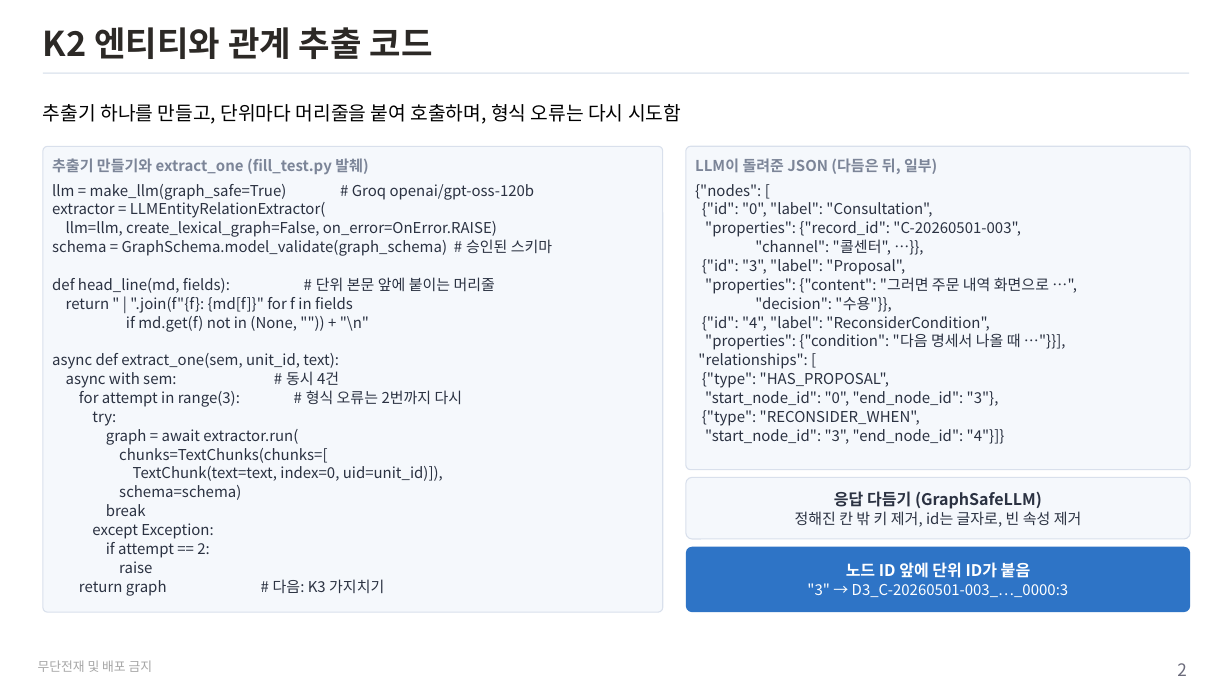
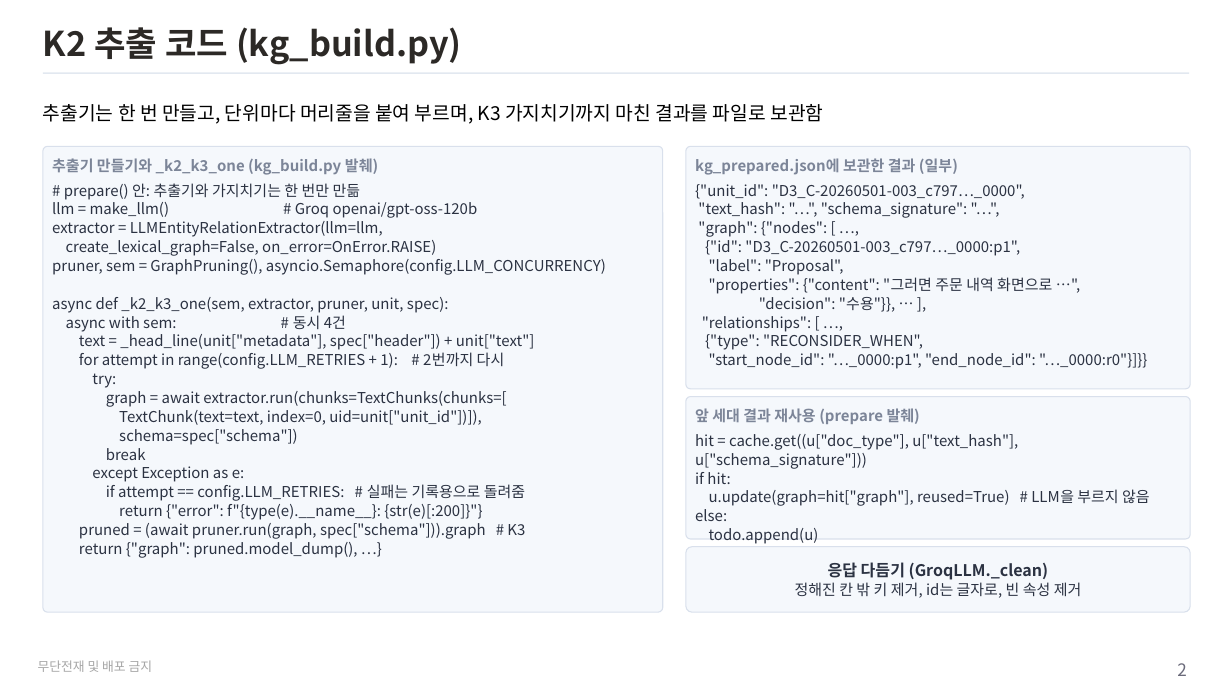
Before and after one commit to unicorn-campus/design-agentic-ai, a slide deck: slide 2 of temp/k2-extraction/K2추출.pptx. Drawn at 1232x693 pixels with LibreOffice and Linux fonts; fonts in the diff are those of the drawing. Boxes give left, top, right and bottom in pixels: in the first picture for what was removed or moved away, otherwise in the second. Text is boxed around its words. In the diff, an @@ line names an element or a change of style, - is before the commit and + after.

```diff
--- a/temp/k2-extraction/K2추출.pptx
+++ b/temp/k2-extraction/K2추출.pptx
@@ title at (x1=43, y1=27, x2=462, y2=65): text changed @@
-K2 엔티티와 관계 추출 코드
+K2 추출 코드 (kg_build.py)
@@ text at (x1=43, y1=104, x2=823, y2=124): text changed @@
-추출기 하나를 만들고, 단위마다 머리줄을 붙여 호출하며, 형식 오류는 다시 시도함
+추출기는 한 번 만들고, 단위마다 머리줄을 붙여 부르며, K3 가지치기까지 마친 결과를 파일로 보관함
@@ rounded rectangle resized from (x1=686, y1=146, x2=1190, y2=470) to (x1=686, y1=146, x2=1190, y2=389) @@
@@ rounded rectangle at (x1=686, y1=146, x2=1190, y2=389): proportions changed @@
@@ text at (x1=52, y1=158, x2=378, y2=175): text changed @@
-추출기 만들기와 extract_one (fill_test.py 발췌)
+추출기 만들기와 _k2_k3_one (kg_build.py 발췌)
@@ text at (x1=695, y1=158, x2=958, y2=175): text changed @@
-LLM이 돌려준 JSON (다듬은 뒤, 일부)
+kg_prepared.json에 보관한 결과 (일부)
@@ text at (x1=52, y1=183, x2=606, y2=313): text changed @@
-llm = make_llm(graph_safe=True) # Groq openai/gpt-oss-120b
-extractor = LLMEntityRelationExtractor(
-llm=llm, create_lexical_graph=False, on_error=OnError.RAISE)
-schema = GraphSchema.model_validate(graph_schema) # 승인된 스키마
-def head_line(md, fields): # 단위 본문 앞에 붙이는 머리줄
-return " | ".join(f"{f}: {md[f]}" for f in fields
-if md.get(f) not in (None, "")) + "\n"
-async def extract_one(sem, unit_id, text):
+# prepare() 안: 추출기와 가지치기는 한 번만 만듦
+llm = make_llm() # Groq openai/gpt-oss-120b
+extractor = LLMEntityRelationExtractor(llm=llm,
+create_lexical_graph=False, on_error=OnError.RAISE)
+pruner, sem = GraphPruning(), asyncio.Semaphore(config.LLM_CONCURRENCY)
+async def _k2_k3_one(sem, extractor, pruner, unit, spec):
@@ text at (x1=695, y1=184, x2=1025, y2=275): text changed @@
-{"nodes": [
-{"id": "0", "label": "Consultation",
-"properties": {"record_id": "C-20260501-003",
-"channel": "콜센터", …}},
-{"id": "3", "label": "Proposal",
+{"unit_id": "D3_C-20260501-003_c797…_0000",
+"text_hash": "…", "schema_signature": "…",
+"graph": {"nodes": [ …,
+{"id": "D3_C-20260501-003_c797…_0000:p1",
+"label": "Proposal",
@@ text at (x1=702, y1=297, x2=895, y2=332): text changed @@
-"decision": "수용"}},
-{"id": "4", "label": "ReconsiderCondition",
-"properties": {"condition": "다음 명세서 나올 때 …"}}],
-"relationships": [
-{"type": "HAS_PROPOSAL",
-"start_node_id": "0", "end_node_id": "3"},
+"decision": "수용"}}, … ],
+"relationships": [ …,
@@ text at (x1=79, y1=334, x2=535, y2=369): text changed @@
-for attempt in range(3): # 형식 오류는 2번까지 다시
+text = _head_line(unit["metadata"], spec["header"]) + unit["text"]
+for attempt in range(config.LLM_RETRIES + 1): # 2번까지 다시
@@ text at (x1=709, y1=353, x2=1147, y2=369): text changed @@
-"start_node_id": "3", "end_node_id": "4"}]}
+"start_node_id": "…_0000:p1", "end_node_id": "…_0000:r0"}]}}
@@ text at (x1=106, y1=391, x2=506, y2=445): text changed @@
-graph = await extractor.run(
-chunks=TextChunks(chunks=[
-TextChunk(text=text, index=0, uid=unit_id)]),
-schema=schema)
+graph = await extractor.run(chunks=TextChunks(chunks=[
+TextChunk(text=text, index=0, uid=unit["unit_id"])]),
+schema=spec["schema"])
@@ rounded rectangle at (x1=686, y1=397, x2=1190, y2=539): proportions changed @@
@@ rounded rectangle resized from (x1=686, y1=477, x2=1190, y2=539) to (x1=686, y1=397, x2=1190, y2=539) @@
@@ text added at (x1=695, y1=408, x2=920, y2=424), 14 pt, text #7C8598, bold @@
+앞 세대 결과 재사용 (prepare 발췌)
@@ text added at (x1=695, y1=434, x2=1150, y2=544), 14 pt, text #2B3242 @@
+hit = cache.get((u["doc_type"], u["text_hash"], u["schema_signature"]))
+if hit:
+u.update(graph=hit["graph"], reused=True) # LLM을 부르지 않음
+else:
+todo.append(u)
@@ text at (x1=79, y1=466, x2=525, y2=558): text changed @@
-except Exception:
-if attempt == 2:
-raise
-return graph # 다음: K3 가지치기
+except Exception as e:
+if attempt == config.LLM_RETRIES: # 실패는 기록용으로 돌려줌
+return {"error": f"{type(e).__name__}: {str(e)[:200]}"}
+pruned = (await pruner.run(graph, spec["schema"])).graph # K3
+return {"graph": pruned.model_dump(), …}
@@ text "응답 다듬기 (GroqLLM._clean)" moved from (x1=795, y1=491, x2=1082, y2=527) to (x1=795, y1=562, x2=1082, y2=598) @@
@@ rounded rectangle at (x1=686, y1=547, x2=1190, y2=612): fill #2E74C6 to #F5F8FC; outline none to #D9E0EC 1 pt @@
@@ text removed at (x1=807, y1=562, x2=1069, y2=597) @@
-노드 ID 앞에 단위 ID가 붙음
-"3" → D3_C-20260501-003_…_0000:3
@@ text at (x1=828, y1=562, x2=1049, y2=580): text changed @@
-응답 다듬기 (GraphSafeLLM)
+응답 다듬기 (GroqLLM._clean)
```
Also in this commit, not shown: 1 other slide changed, 6 other files.
